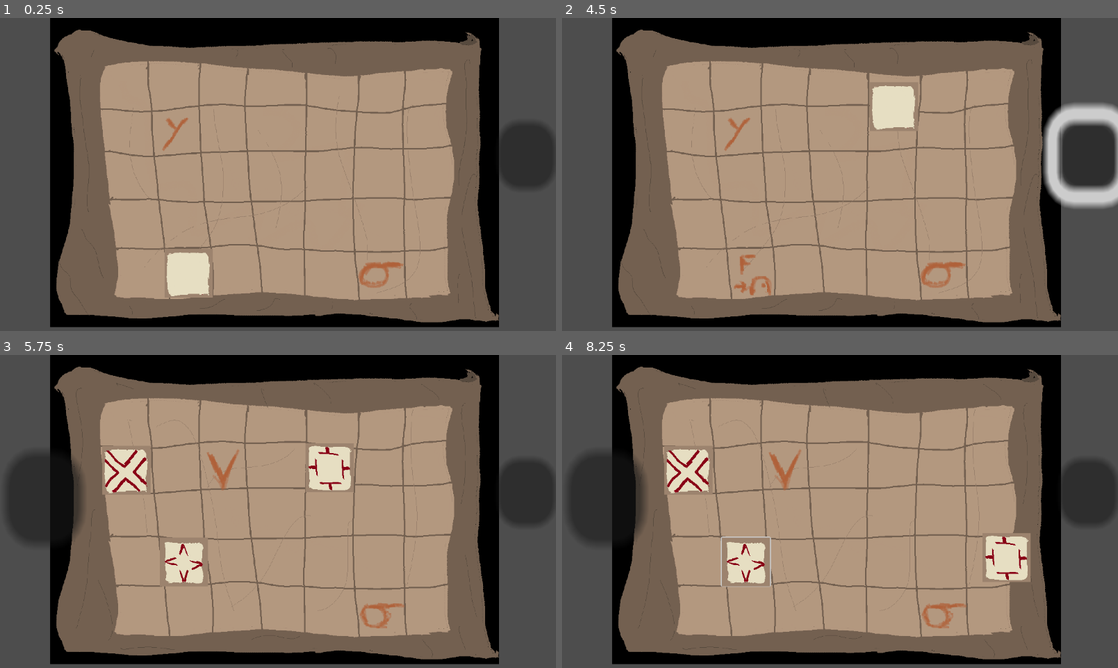
Above: before the commit, frames 1-4 (two rows, left to right).
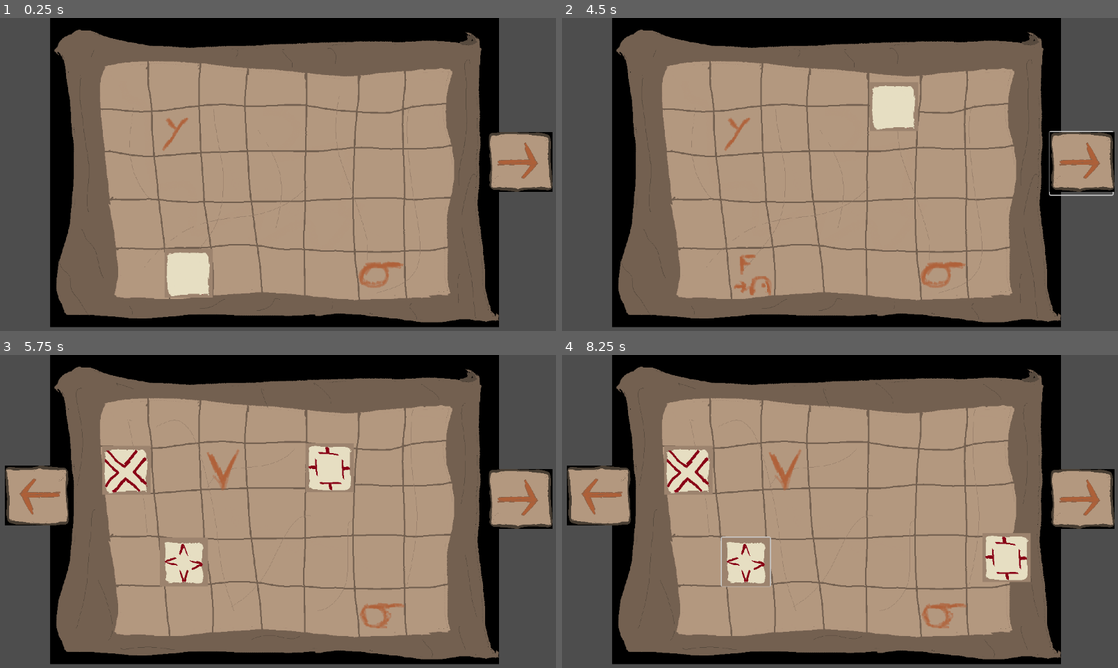
Above: after the commit, the same moments.

Repository: FlorianLesieur/UniJamTeam2Coop
Game: Godot game, scene res://Scenes/Esprit/GameSpirit.tscn
Same seed, same stepped clock (60 frames per second), same inputs: the game is played once before the commit and once after it. The project has no main scene, so this scene is started directly.
Inputs (mouse positions are in pixels of both pictures, inside the frame that each line leads up to; where the layout moved, square brackets give the same spot in the first picture):
- Up to frame 1 (0.25 s): no input
- Up to frame 2 (4.5 s): click (1079, 161) [1090, 155] at 0.5 s; click (600, 158) [606, 161] at 1.25 s; click (751, 274) at 2 s; tap Enter at 2.75, 4.25 s; move the mouse to (962, 158) at 2.77 s; hold Right (Right) 2.78-3.5 s; tap F (Interact) at 2.85, 4.35 s; click (962, 158) at 2.92 s; tap Space at 3.5 s; drag from (728, 190) to (812, 237) at 3.52 s; move the mouse to (895, 105) at 4.27 s; hold Right (Right) from 4.28 s (still down)
- Up to frame 3 (5.75 s): release Right (Right) at 5 s; tap Space at 5 s; drag from (250, 574) to (111, 464) at 5.02 s
- Up to frame 4 (8.25 s): click (689, 470) at 5.75 s; click (745, 561) at 6.5 s; click (890, 467) at 7.25 s; tap Enter at 8 s; move the mouse to (1006, 558) at 8.02 s; hold Left (Left) from 8.03 s (still down); tap F (Interact) at 8.1 s

The runs differ from the first frame. In frame 1, 2.2% of the frame differs, in the area x 87-100%, y 34-56%; in frame 2, 4.1%; in frame 3, 5.1%, in the area x 0-100%, y 32-60%; in frame 4, 5.1%.

Commit message:
ajouts boutons

Diff:
--- a/Scenes/Esprit/GameSpirit.tscn
+++ b/Scenes/Esprit/GameSpirit.tscn
@@ -192,6 +192,7 @@
 metadata/_custom_type_script = "uid://dq8d15t07mjj"
 
 [node name="Room5" parent="." unique_id=1121321171 node_paths=PackedStringArray("pieces") instance=ExtResource("12_km8cv")]
+visible = false
 layout_mode = 1
 script = ExtResource("13_fgjyx")
 pieces = [NodePath("Semi_Circle"), NodePath("Rhombus"), NodePath("Square"), NodePath("Triangle")]
--- a/Scenes/Esprit/Room5.tscn
+++ b/Scenes/Esprit/Room5.tscn
@@ -1,6 +1,7 @@
 [gd_scene format=3 uid="uid://21myfky7ifbo"]
 
 [ext_resource type="Script" uid="uid://c7mx22u13m6qu" path="res://Scripts/Esprit/RoomSpirit.gd" id="1_efe7i"]
+[ext_resource type="Texture2D" uid="uid://dubbnlgf0trml" path="res://Assets/Esprit/Controls/Change room left.png" id="2_38r1x"]
 
 [node name="Room5" type="Control" unique_id=1121321171]
 layout_mode = 3
@@ -14,11 +15,18 @@
 [node name="Button3" type="Button" parent="." unique_id=1500516357]
 z_index = 2
 layout_mode = 0
-offset_left = 10.999999
-offset_top = 201.00002
-offset_right = 19.0
-offset_bottom = 209.00002
-scale = Vector2(20, 24)
+offset_left = 10.0
+offset_top = 229.0
+offset_right = 140.0
+offset_bottom = 359.0
+flat = true
+
+[node name="TextureRect" type="TextureRect" parent="Button3" unique_id=1621031301]
+layout_mode = 0
+offset_right = 40.0
+offset_bottom = 40.0
+scale = Vector2(0.3, 0.3)
+texture = ExtResource("2_38r1x")
 
 [node name="Button" type="Button" parent="." unique_id=990694448]
 z_index = 2
--- a/Scenes/Esprit/RoomSpirit.tscn
+++ b/Scenes/Esprit/RoomSpirit.tscn
@@ -1,6 +1,8 @@
 [gd_scene format=3 uid="uid://c4vpmm2hwe3j2"]
 
 [ext_resource type="Script" uid="uid://c7mx22u13m6qu" path="res://Scripts/Esprit/RoomSpirit.gd" id="1_63x8c"]
+[ext_resource type="Texture2D" uid="uid://dubbnlgf0trml" path="res://Assets/Esprit/Controls/Change room left.png" id="2_d13pa"]
+[ext_resource type="Texture2D" uid="uid://cm71nqcsg0hqa" path="res://Assets/Esprit/Controls/Change room right.png" id="3_g2w2q"]
 
 [node name="RoomSpirit" type="Control" unique_id=804344434]
 layout_mode = 3
@@ -16,20 +18,36 @@
 [node name="Button3" type="Button" parent="." unique_id=1752231662]
 z_index = 2
 layout_mode = 0
-offset_left = 10.999999
-offset_top = 201.00002
-offset_right = 19.0
-offset_bottom = 209.00002
-scale = Vector2(20, 24)
+offset_left = 10.0
+offset_top = 229.0
+offset_right = 140.0
+offset_bottom = 359.0
+flat = true
+
+[node name="TextureRect" type="TextureRect" parent="Button3" unique_id=240003669]
+layout_mode = 0
+offset_right = 40.0
+offset_bottom = 40.0
+scale = Vector2(0.3, 0.3)
+texture = ExtResource("2_d13pa")
 
 [node name="Button" type="Button" parent="." unique_id=371366058]
 z_index = 2
 layout_mode = 0
-offset_left = 1031.0
-offset_top = 216.00002
-offset_right = 1039.0
-offset_bottom = 224.00002
-scale = Vector2(15, 17.25)
+offset_left = 1011.0
+offset_top = 236.0
+offset_right = 1141.0
+offset_bottom = 366.0
+flat = true
+
+[node name="TextureRect" type="TextureRect" parent="Button" unique_id=1028993379]
+layout_mode = 0
+offset_left = -1.0
+offset_top = -1.5258789e-05
+offset_right = 450.0
+offset_bottom = 412.0
+scale = Vector2(0.3, 0.3)
+texture = ExtResource("3_g2w2q")
 
 [connection signal="pressed" from="Button3" to="." method="_on_button_3_pressed"]
 [connection signal="pressed" from="Button" to="." method="_on_button_pressed"]
Not shown, added: Assets/Esprit/Controls/Change room left.png.import
Not shown, added: Assets/Esprit/Controls/Change room right.png.import
Not shown, added: Assets/Esprit/Maps/Map_6.png.import
Not shown, added: Assets/Esprit/Pillars/Diamond_Pillar_Top_with_info_revealed.png.import
Not shown, added: Assets/Esprit/Pillars/T_Pillar_Top_with_info_revealed.png.import
Not shown, added: Assets/Esprit/Pillars/X_Pillar_Top_with_info_revealed.png.import
